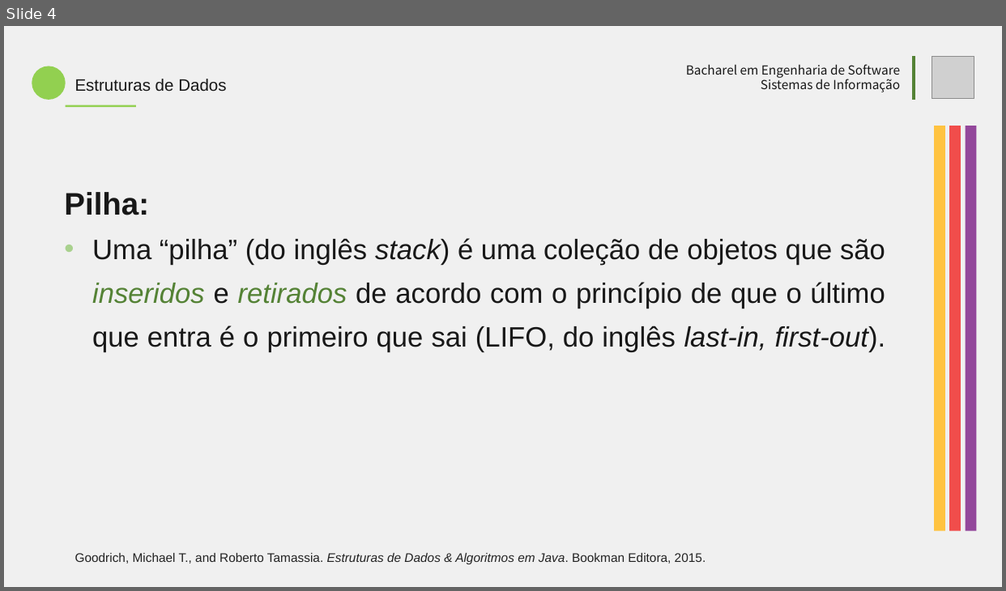
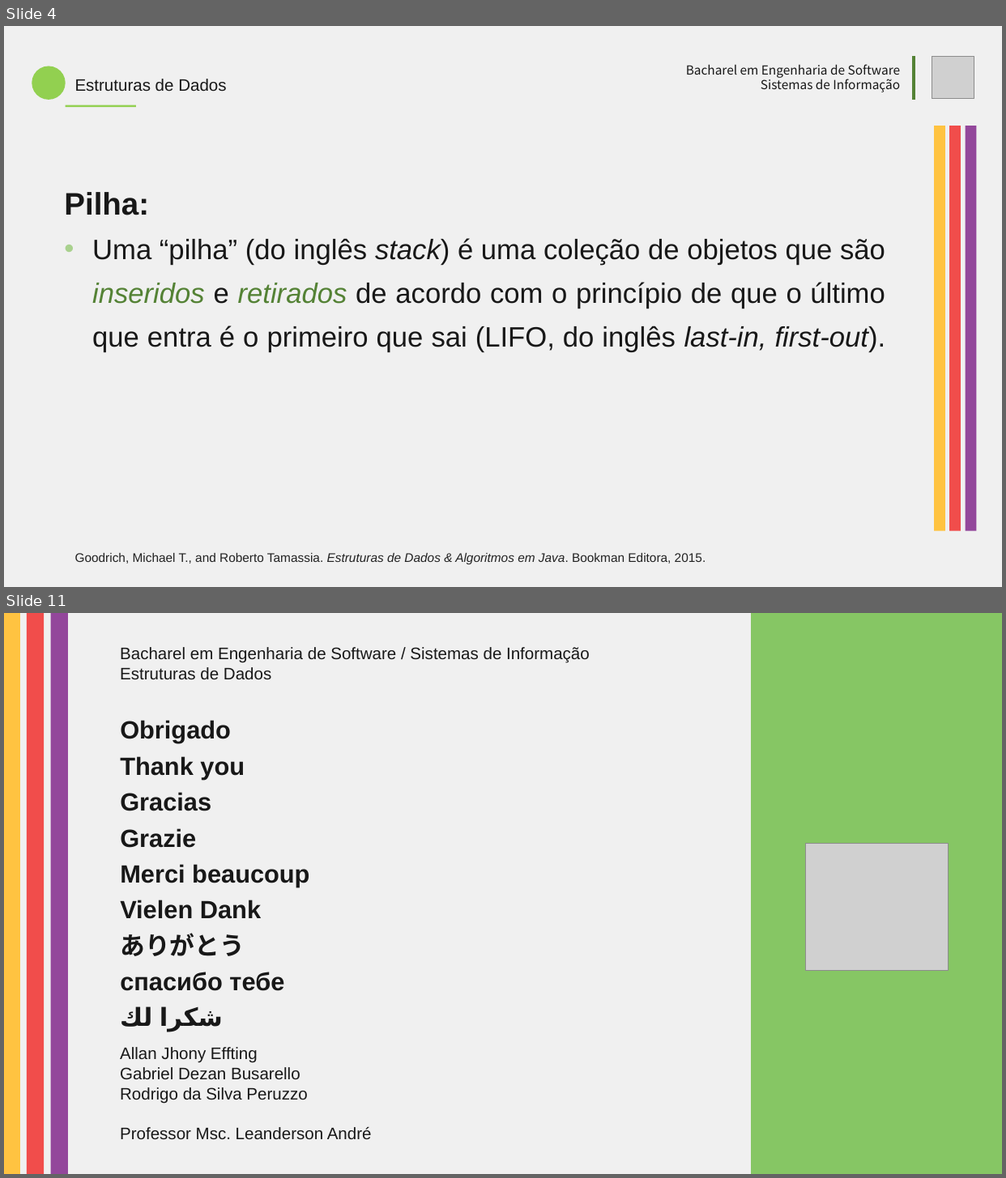
Before and after one commit to gabrielbusarello/stack-min-project, a slide deck: template-presentation-stack-min.pptx. Shown one above the other, each under a label of ours: slide 4 before the commit, slides 4 and 11 after it; the slides between them are not shown. The pictures are 1006x591 and 1006x1178 pixels, drawn with LibreOffice and Linux fonts; fonts in the diff are those of the drawing; grey boxes stand for pictures. Boxes give left, top, right and bottom in pixels: in the first picture for what was removed or moved away, otherwise in the second. Text is boxed around its words. In the diff, an @@ line names an element or a change of style, - is before the commit and + after.

```diff
--- a/template-presentation-stack-min.pptx
+++ b/template-presentation-stack-min.pptx
@@ slide 11 added at box(4, 613, 1002, 1174), background #F0F0F0 @@
@@ rectangle added at box(4, 613, 20, 1174), fill #FFC341 @@
@@ rectangle added at box(27, 613, 44, 1174), fill #F14D4B @@
@@ rectangle added at box(51, 613, 68, 1174), fill #93479B @@
@@ rectangle added at box(751, 613, 1002, 1174), fill #86C664 @@
@@ text added at box(120, 647, 590, 679), 32 pt, text #181818 @@
+Bacharel em Engenharia de Software / Sistemas de Informação
+Estruturas de Dados
@@ text added at box(120, 720, 309, 1032), 48 pt, text #181818, bold @@
+Obrigado
+Thank you
+Gracias
+Grazie
+Merci beaucoup
+Vielen Dank
+ありがとう
+спасибо тебе
+شكرا لك
@@ picture added at box(805, 843, 948, 970) @@
@@ text added at box(120, 1047, 372, 1139), 32 pt, text #181818 @@
+Allan Jhony Effting
+Gabriel Dezan Busarello
+Rodrigo da Silva Peruzzo
+Professor Msc. Leanderson André
```
Also in this commit, not shown: 3 slides changed, 5 other slides added, 1 slide removed, 1 other file.
